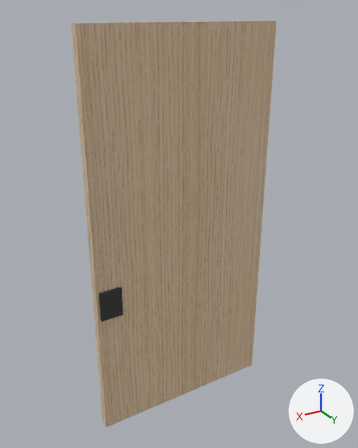
Before and after pictures for a commit that changed the glTF model 2025-284-C01-Vitrineskap/sim/Benk_B_dor_venstre.glb.
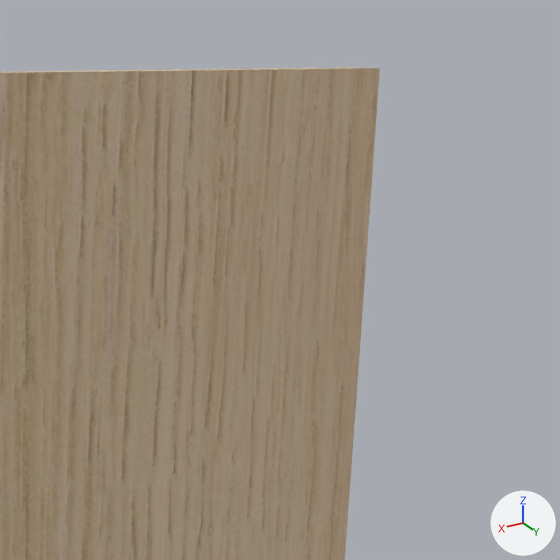
The first picture shows the older version from a 50 mm camera at (1551.0, 186.0, 896.0) aimed at (1085.0, -590.0, 508.0). The close-ups show the older and then the newer version on the part from 54% to 88% of the width and 1% to 29% of the height of that picture. Only the edits that show in the close-ups are written down. Every picture has the same lights, and +X, +Y and +Z are marked at lower right.

In view in the first close-up: '2025-284 Vitrineskap'.
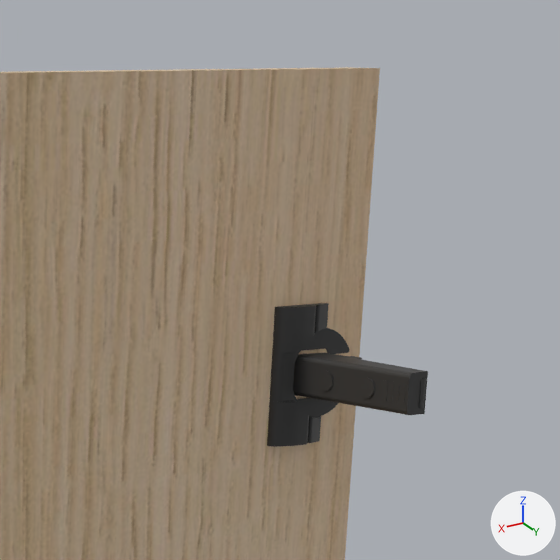
Edits to the bpy script that builds the scene:
```text
Add me_blum_71b3590:
    me_blum_71b3590.from_pydata(...)  # 1701 vertices, 3386 faces; spans x -31.9..10.4, y -28.5..28.5, z -51.3..29.4
    me_blum_71b3590.materials.append(mat_beslag_sort)  # dark grey #3f3f3f
Add ob_benk_b_dør_venstre_hengsel_z758_blum_71b3590:
    ob_benk_b_dør_venstre_hengsel_z758_blum_71b3590 = bpy.data.objects.new('Benk B dør venstre hengsel z758 Blum 71B3590', me_blum_71b3590)
    ob_benk_b_dør_venstre_hengsel_z758_blum_71b3590.location = (894.0, -542.7, 758.5)
    ob_benk_b_dør_venstre_hengsel_z758_blum_71b3590.rotation_euler = (1.571, 0.0, 3.142)  # degrees (90, 0, 180)
```

What differs and where, as boxes (x1, y1, x2, y2) in the close-ups (560 x 560 px):
'Benk B dør venstre hengsel z758 Blum 71B3590', added
    after: (267, 303, 428, 447)
